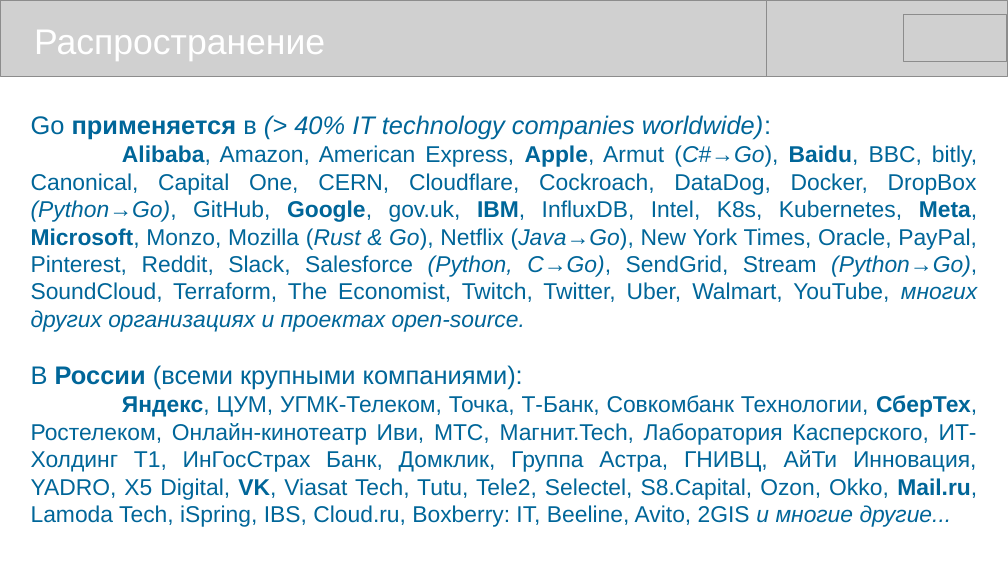
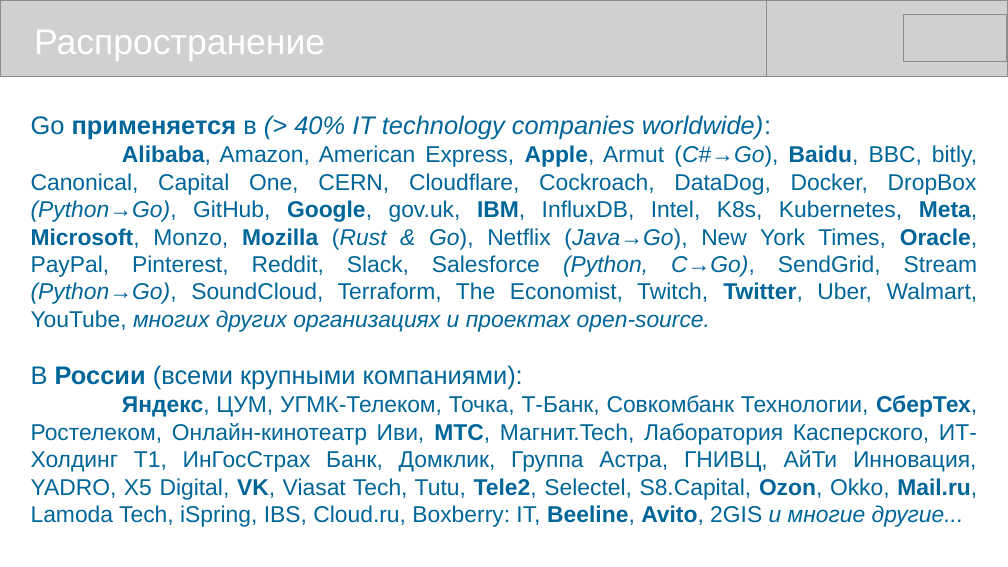
Before and after one commit to mike-shock/Go_language, a slide deck: slide 7 of Go_Review.odp. Drawn at 1008x567 pixels with LibreOffice and Linux fonts; fonts in the diff are those of the drawing; grey boxes stand for pictures. Boxes give left, top, right and bottom in pixels: in the first picture for what was removed or moved away, otherwise in the second. Text is boxed around its words. In the diff, an @@ line names an element or a change of style, - is before the commit and + after.

```diff
--- a/Go_Review.odp
+++ b/Go_Review.odp
@@ text at [31, 145, 978, 527]: bold on in "Mozilla Oracle, Twitter,", "МТС, Tele2, Ozon, Beeline, Avito," @@
```
Also in this commit, not shown: 5 other files.
